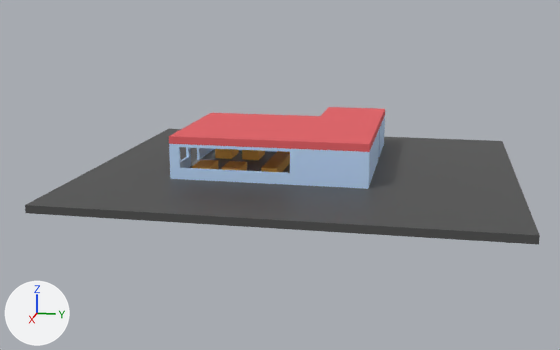
Two versions of the glTF model client/public/assets/restaurant_furnishing.glb, one commit apart.
Before and after are seen from a 50 mm camera at (53.2, 8.9, 12.7) aimed at (0.7, -1.6, -0.4). Arrows for +X, +Y and +Z are at lower left; the lights stay in place. Where no turn or scale is listed for an object, it has been applied to the vertices.

In view in the first picture: 'back_wall', 'floor', 'front_wall', 'ground', 'manager_back', 'order_counter', 'right_wall', 'roof', 'table', 'table2'.
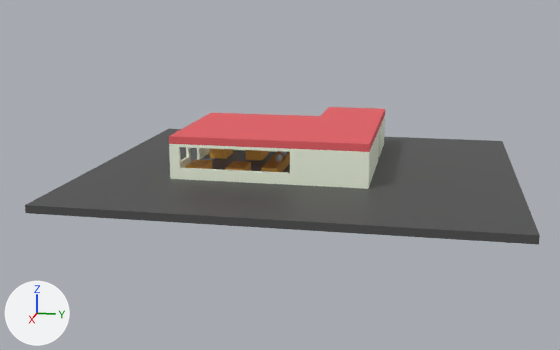
Diff of the bpy script that builds the scene:
```diff
--- a/client/public/assets/restaurant_furnishing.glb.py
+++ b/client/public/assets/restaurant_furnishing.glb.py
@@ mat_walls @@
 mat_walls = principled_material('walls')
-mat_walls.base_color = (0.532, 0.726, 1.0)  # blue #c1ddff
+mat_walls.base_color = (0.932, 1.0, 0.813)  # white #f7ffe9
@@ ob_table2 @@
 ob_table2 = bpy.data.objects.new('table2', me_cube_031)
-ob_table2.location = (2.95, -6.41, 0.34)
+ob_table2.location = (2.95, -6.86, 0.34)
@@ ob_table @@
 ob_table = bpy.data.objects.new('table', me_cube_032)
-ob_table.location = (2.95, -4.34, 0.34)
+ob_table.location = (2.95, -4.07, 0.34)
```

Pixel boxes [x1, y1, x2, y2] of what changed, in the pictures (560 x 350 px):
'right_wall', recoloured (blue to white)
    both: [172, 144, 366, 188]
'table2', moved
    before: [192, 149, 239, 169]
    after: [186, 148, 233, 169]
'back_wall', recoloured (blue to white)
    both: [365, 126, 381, 189]
'table', moved
    before: [221, 150, 265, 171]
    after: [225, 150, 268, 171]
'front_wall', recoloured
    both: [169, 144, 214, 179]
'left_wall', recoloured
    both: [233, 149, 277, 152]
